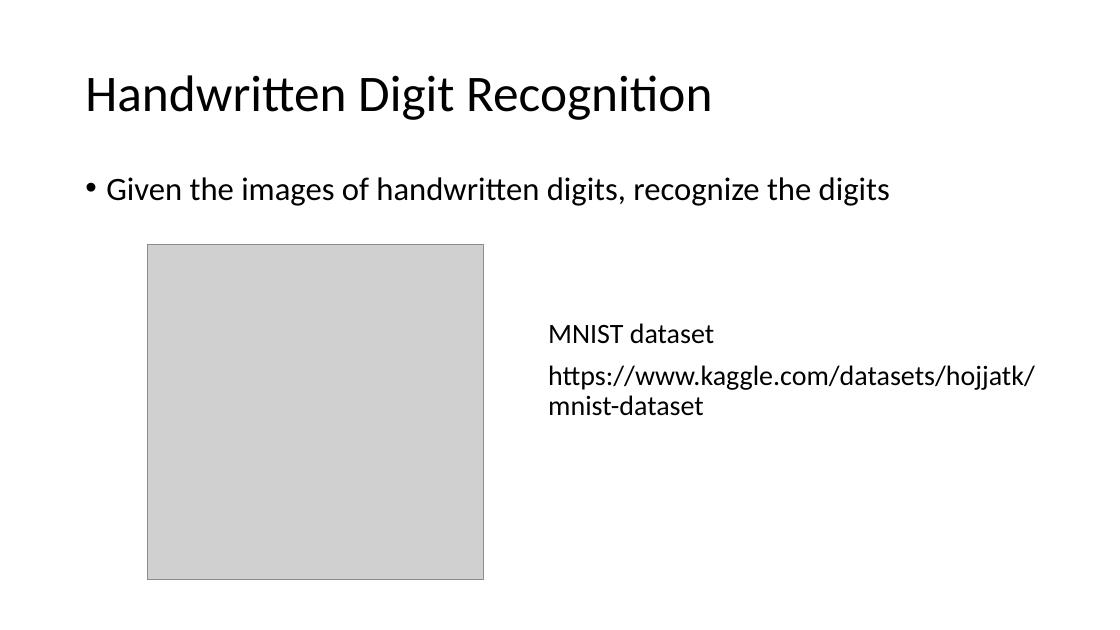
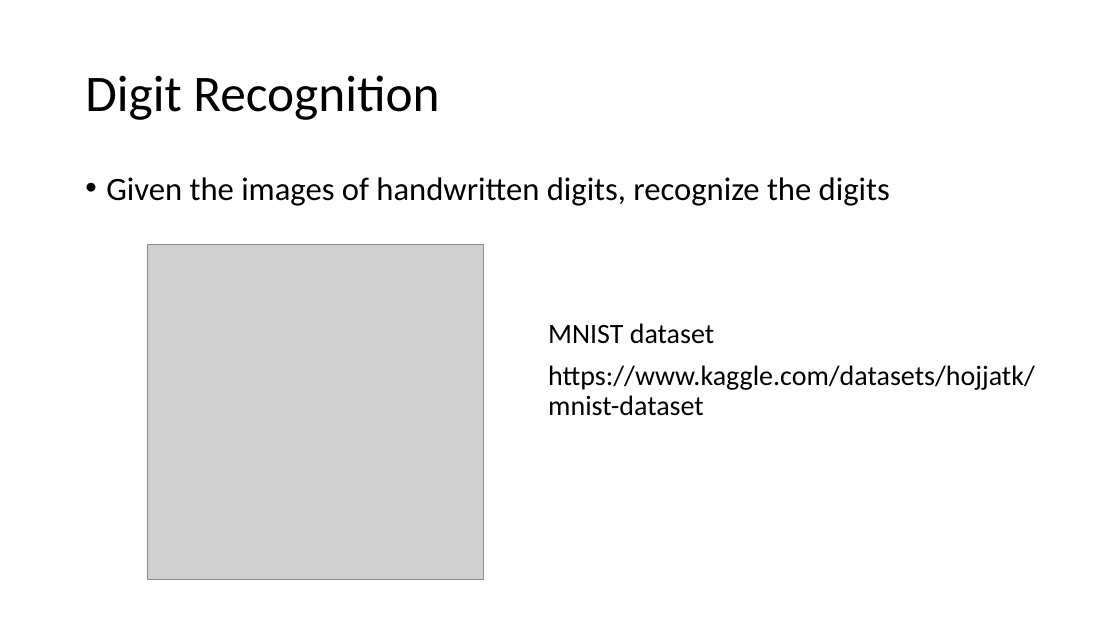
Before and after one commit to tianzheng4/tianzheng4.github.io, a slide deck: slide 6 of _umkc-teaching/slides/Lecture1 - Introduction.pptx (slide 5 before the commit). Drawn at 1120x630 pixels with LibreOffice and Linux fonts; fonts in the diff are those of the drawing; grey boxes stand for pictures. Boxes give left, top, right and bottom in pixels: in the first picture for what was removed or moved away, otherwise in the second. Text is boxed around its words. In the diff, an @@ line names an element or a change of style, - is before the commit and + after.

Commit message:
update the slides

```diff
--- a/_umkc-teaching/slides/Lecture1 - Introduction.pptx
+++ b/_umkc-teaching/slides/Lecture1 - Introduction.pptx
@@ title at box(85, 75, 439, 120): text changed @@
-Handwritten Digit Recognition
+Digit Recognition
```
Also in this commit, not shown: 1 other file.
